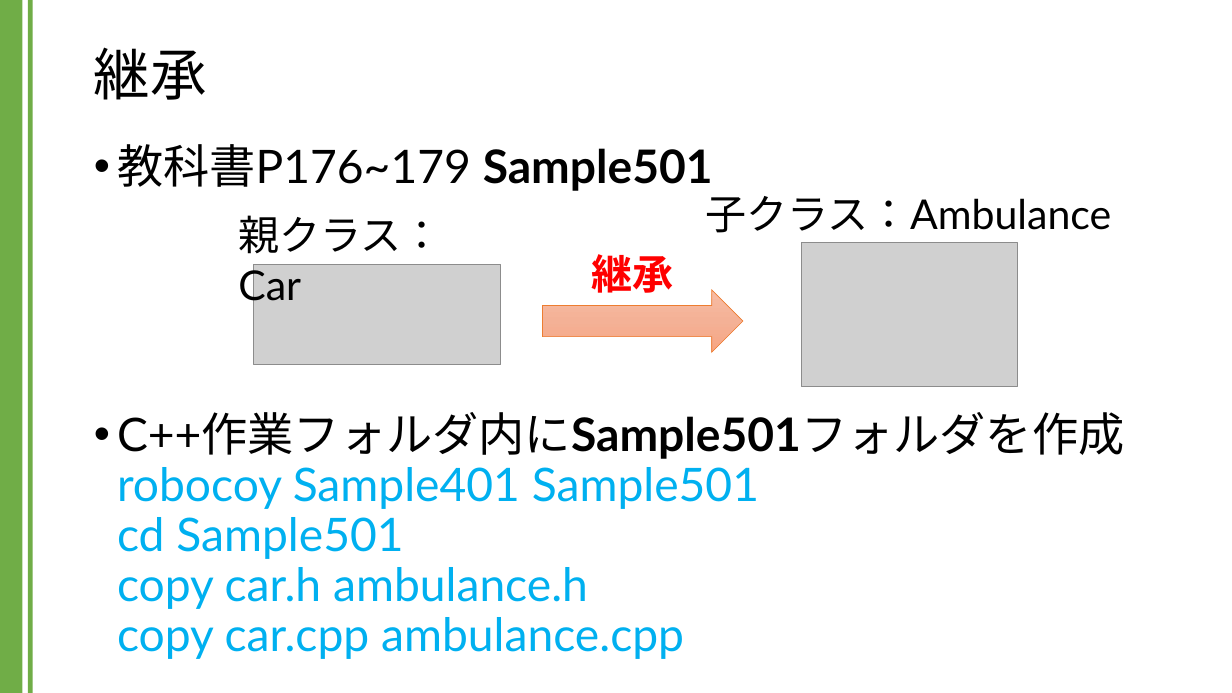
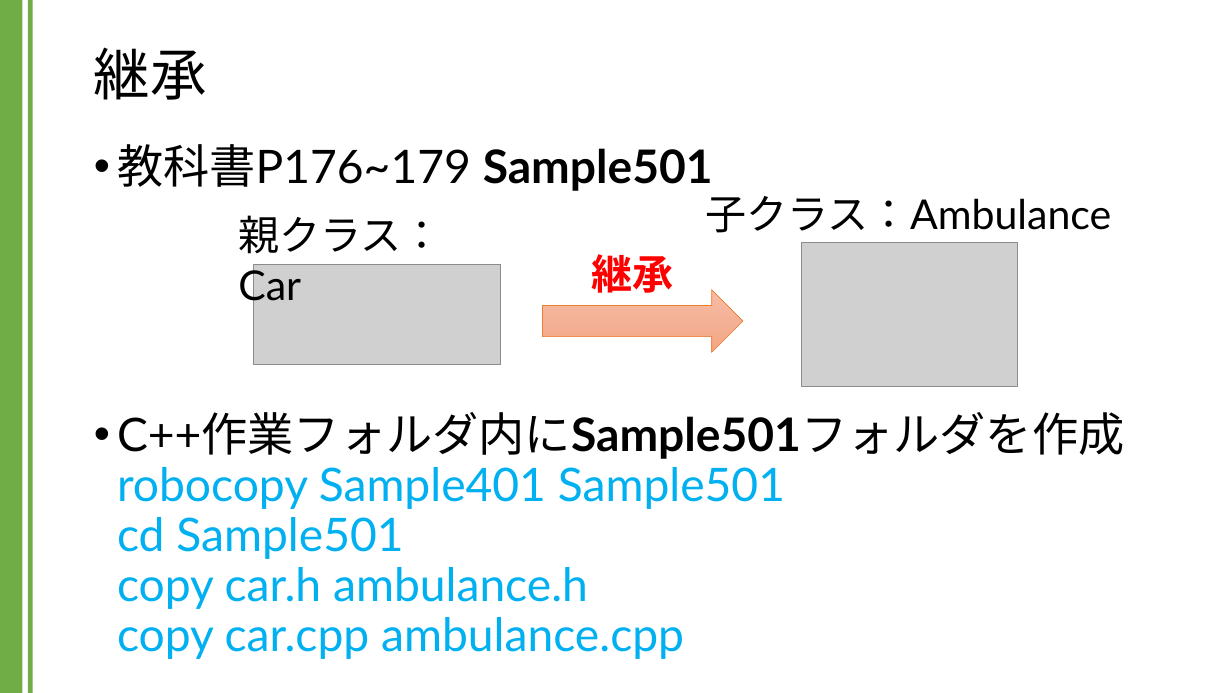
Before and after one commit to kic-murata/cpp2024, a slide deck: slide 2 of 授業資料/講義資料：継承とポリモーフィズム.pptx. Drawn at 1232x693 pixels with LibreOffice and Linux fonts; fonts in the diff are those of the drawing; grey boxes stand for pictures. Boxes give left, top, right and bottom in pixels: in the first picture for what was removed or moved away, otherwise in the second. Text is boxed around its words. In the diff, an @@ line names an element or a change of style, - is before the commit and + after.

```diff
--- a/授業資料/講義資料：継承とポリモーフィズム.pptx
+++ b/授業資料/講義資料：継承とポリモーフィズム.pptx
@@ text at <box>117,412,1124,659</box>: text changed @@
-• C++作業フォルダ内にSample501フォルダを作成
-  robocoy Sample401 Sample501
-  cd Sample501
-  copy car.h ambulance.h
-  copy car.cpp ambulance.cpp
+• C++作業フォルダ内にSample501フォルダを作成
+  robocopy Sample401 Sample501
+  cd Sample501
+  copy car.h ambulance.h
+  copy car.cpp ambulance.cpp
```
Also in this commit, not shown: 10 other slides changed.
